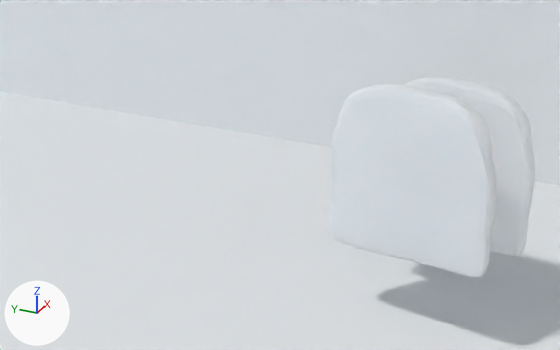
Renders of the Blender file 04-Shots/el-shot9.blend from each side of a commit.
Before and after are seen from a 50 mm lens placed at (14.504, 3.161, 5.802), pointed at (17.038, 4.301, 4.535). Lighting does not change. The marker at lower left points along +X, +Y and +Z.

Names of what the first picture shows: 'szene1.000', 'toast', 'toast.001'.
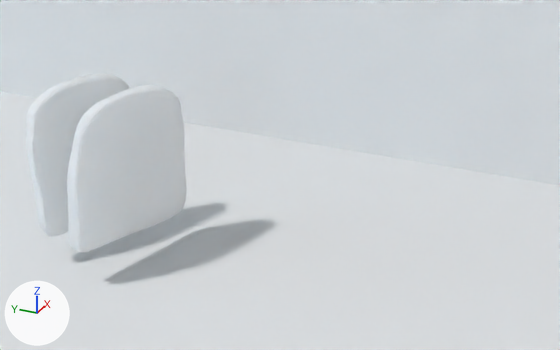
Commit message: Shots update

Location of each change, [x1, y1, x2, y2] in pixels of the pictures (560 x 350 px):
'toast', moved, turned
    before: [329, 84, 497, 277]
    after: [67, 85, 186, 252]
'toast.001', moved, turned
    before: [403, 77, 535, 256]
    after: [25, 73, 130, 236]

Patch to the scene script:
```diff
--- a/04-Shots/el-shot9.blend.py
+++ b/04-Shots/el-shot9.blend.py
@@ ob_toast_001 @@
 ob_toast_001 = bpy.data.objects.new('toast.001', None)
-ob_toast_001.location = (17.246, 3.652, 4.599)
-ob_toast_001.rotation_euler = (1.604, 0.0304, 1.407)  # degrees (92, 1.7, 81)
+ob_toast_001.location = (17.091, 5.231, 4.464)
+ob_toast_001.rotation_euler = (1.604, 0.0304, 2.857)  # degrees (92, 1.7, 164)
 ob_toast_001.scale = (0.135, 0.135, 0.135)
@@ ob_toast @@
 ob_toast = bpy.data.objects.new('toast', None)
-ob_toast.location = (16.961, 3.744, 4.645)
-ob_toast.rotation_euler = (1.604, 0.0304, 1.407)  # degrees (92, 1.7, 81)
+ob_toast.location = (16.961, 4.977, 4.47)
+ob_toast.rotation_euler = (1.604, 0.0304, -0.268)  # degrees (92, 1.7, -15)
 ob_toast.scale = (0.135, 0.135, 0.135)
```
